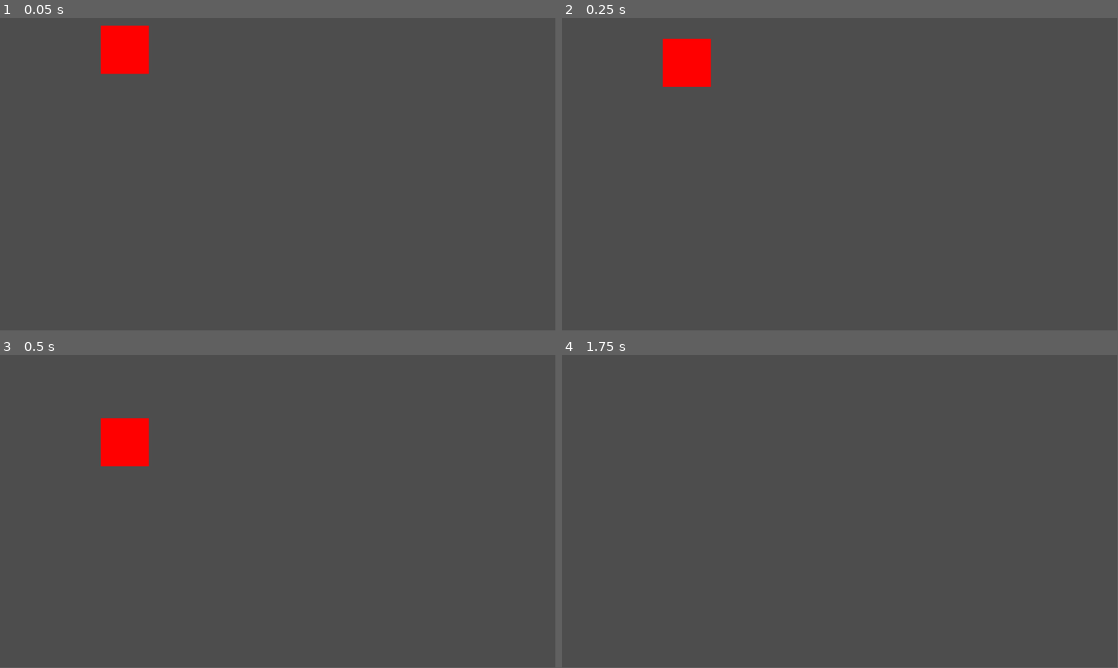
Above: before the commit, frames 1-4 (two rows, left to right).
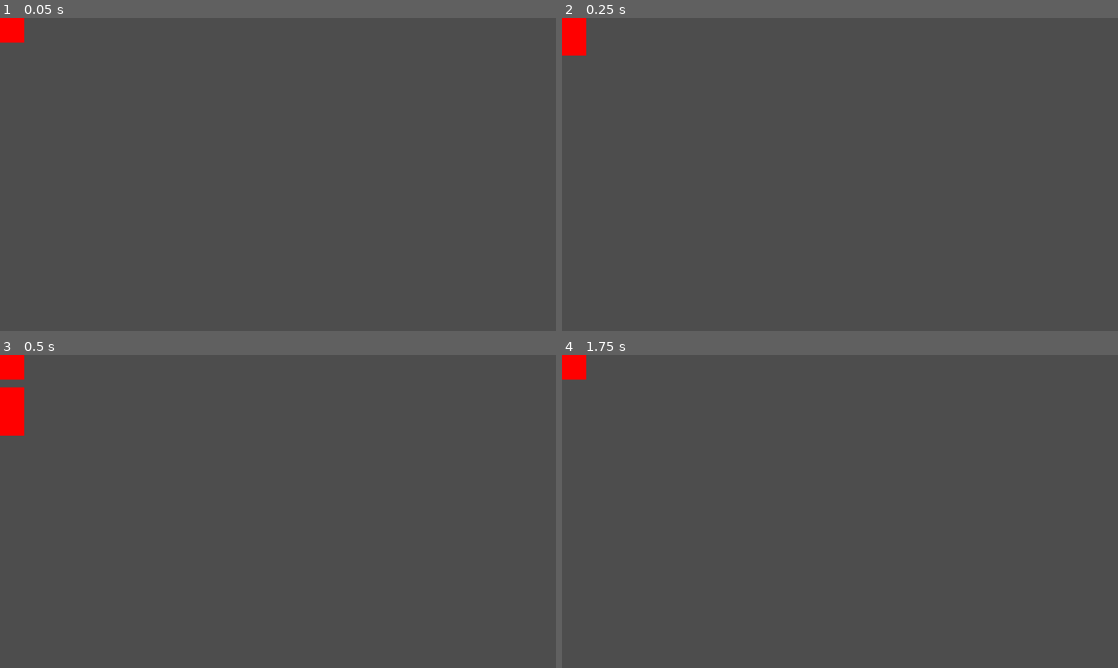
Above: after the commit, the same moments.

Repository: oflatt/cook-for-your-life
Game: Godot game, scene res://main.tscn
Two runs of this game, one before a commit and one after it. Both use one fixed random seed, a clock stepped at 60 frames per second and the inputs below.
Inputs:
- Up to frame 1 (0.05 s): no input
- Up to frame 2 (0.25 s): no input
- Up to frame 3 (0.5 s): no input
- Up to frame 4 (1.75 s): no input
In our replay, the window is 799x449 before the commit and 800x450 after it. These sizes can differ from the game's own. Grey fills any space a smaller window leaves; there, only what the larger window draws over its background counts as a difference.

The runs differ from the first frame. In frame 1, 1.7% of the frame differs, in the area x 0-27%, y 0-18%; in frame 2, 1.9%; in frame 3, 2.4%, in the area x 0-27%, y 0-36%; in frame 4, 0.4%.

Commit message:
yay config

Diff:
--- a/level.gd
+++ b/level.gd
@@ -34,4 +34,16 @@
   sprite.offset = Vector2.ZERO
   player.add_child(sprite)
 
+  # add a platform at 1.0 y position
+  var platform = StaticBody2D.new()
+  platform.scale = Vector2(1.0, 1.0)
+  platform.position = Vector2(0.5, 1.0)
+
+  var platform_sprite = Sprite2D.new()
+  platform_sprite.texture = tex
+  platform_sprite.scale = Vector2(1.0, 1.0)
+  platform_sprite.offset = Vector2.ZERO
+  platform.add_child(platform_sprite)
+  add_child(platform)
+
   add_child(player)
--- a/main.gd
+++ b/main.gd
@@ -5,9 +5,5 @@
 
 
 func _ready():
-  var vp_size = get_viewport_rect().size
-  var scale_factor = vp_size.y
-  self.scale = Vector2(scale_factor, scale_factor)
-
   # make a level
   add_child(Level.new())
--- a/project.godot
+++ b/project.godot
@@ -14,3 +14,7 @@
 run/main_scene="uid://bgc2k04dumeeb"
 config/features=PackedStringArray("4.4", "Forward Plus")
 config/icon="res://icon.svg"
+
+[display]
+
+window/stretch/mode="viewport"
